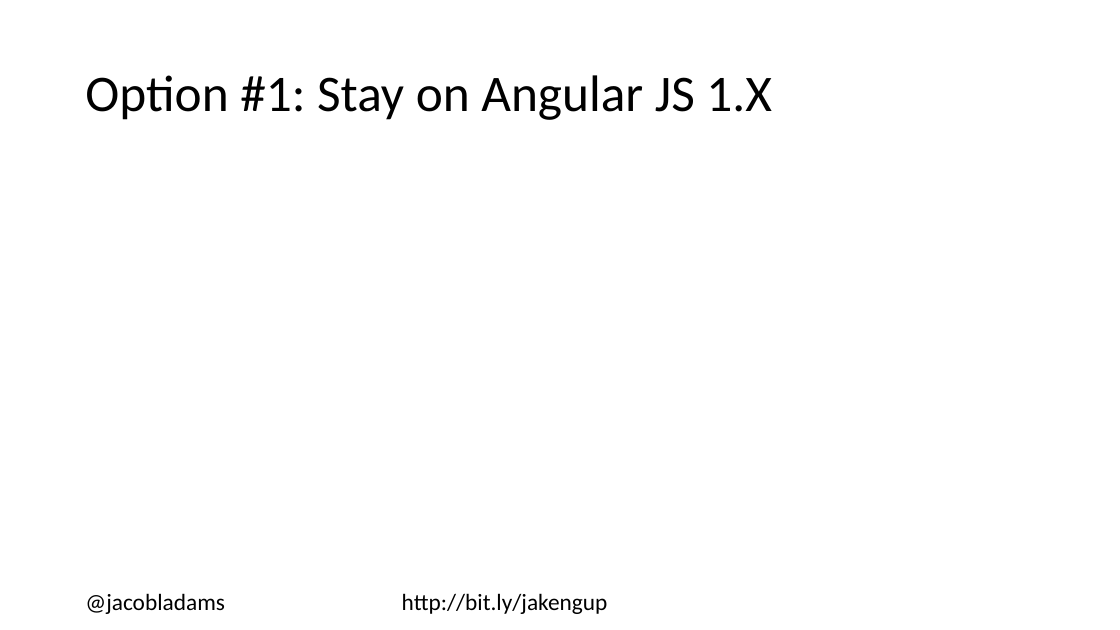
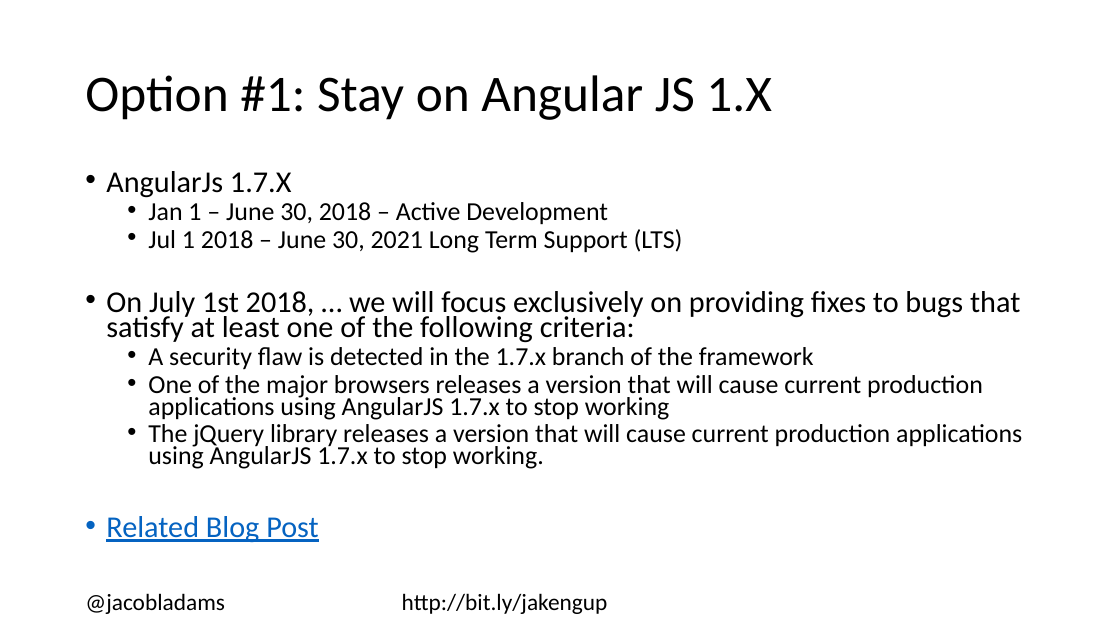
Before and after one commit to jacobladams/upgrading-from-angularjs-1-to-angular-2-plus-presentation, a slide deck: slide 11 of Upgrading from AngularJS 1 to Angular 2+.pptx. Drawn at 1120x630 pixels with LibreOffice and Linux fonts; fonts in the diff are those of the drawing. Boxes give left, top, right and bottom in pixels: in the first picture for what was removed or moved away, otherwise in the second. Text is boxed around its words. In the diff, an @@ line names an element or a change of style, - is before the commit and + after.

```diff
--- a/Upgrading from AngularJS 1 to Angular 2+.pptx
+++ b/Upgrading from AngularJS 1 to Angular 2+.pptx
@@ text added at [106,171,1022,543], 22.2 pt, text #000000 @@
+• AngularJs 1.7.X
+  • Jan 1 – June 30, 2018 – Active Development
+  • Jul 1 2018 – June 30, 2021 Long Term Support (LTS)
+• On July 1st 2018, … we will focus exclusively on providing fixes to bugs that satisfy at least one of the following criteria:
+  • A security flaw is detected in the 1.7.x branch of the framework
+  • One of the major browsers releases a version that will cause current production applications using AngularJS 1.7.x to stop working
+  • The jQuery library releases a version that will cause current production applications using AngularJS 1.7.x to stop working.
+• Related Blog Post
```
Also in this commit, not shown: 6 other slides changed, 9 slides added.
